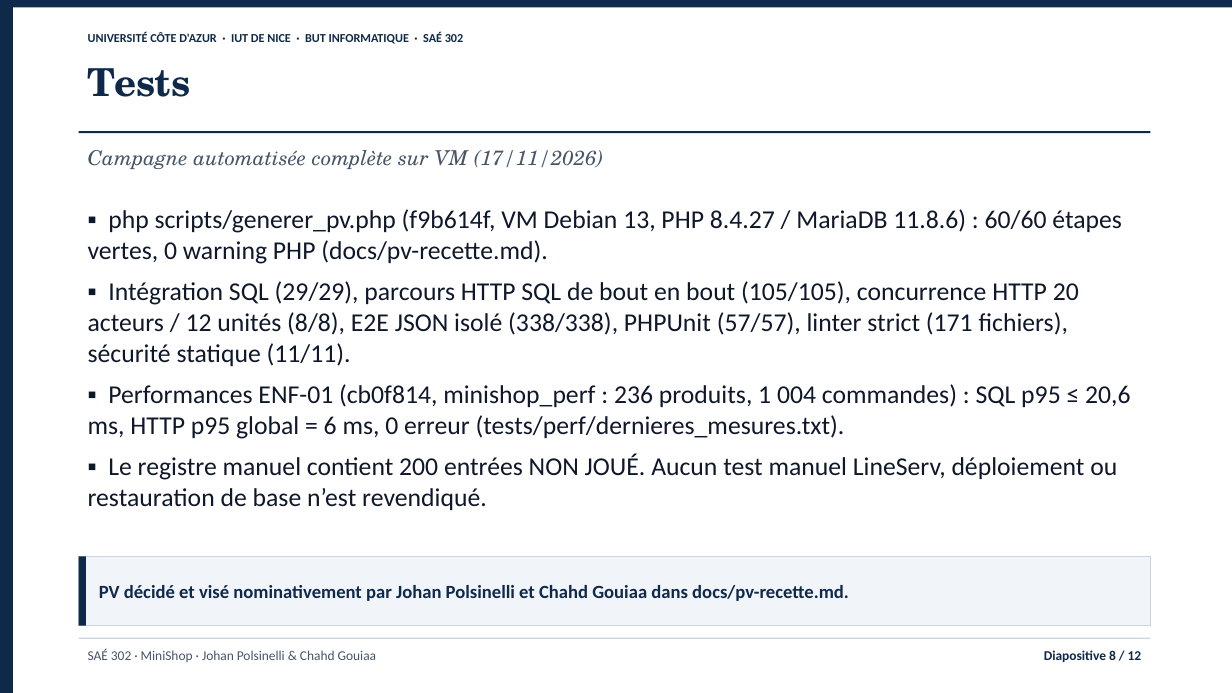
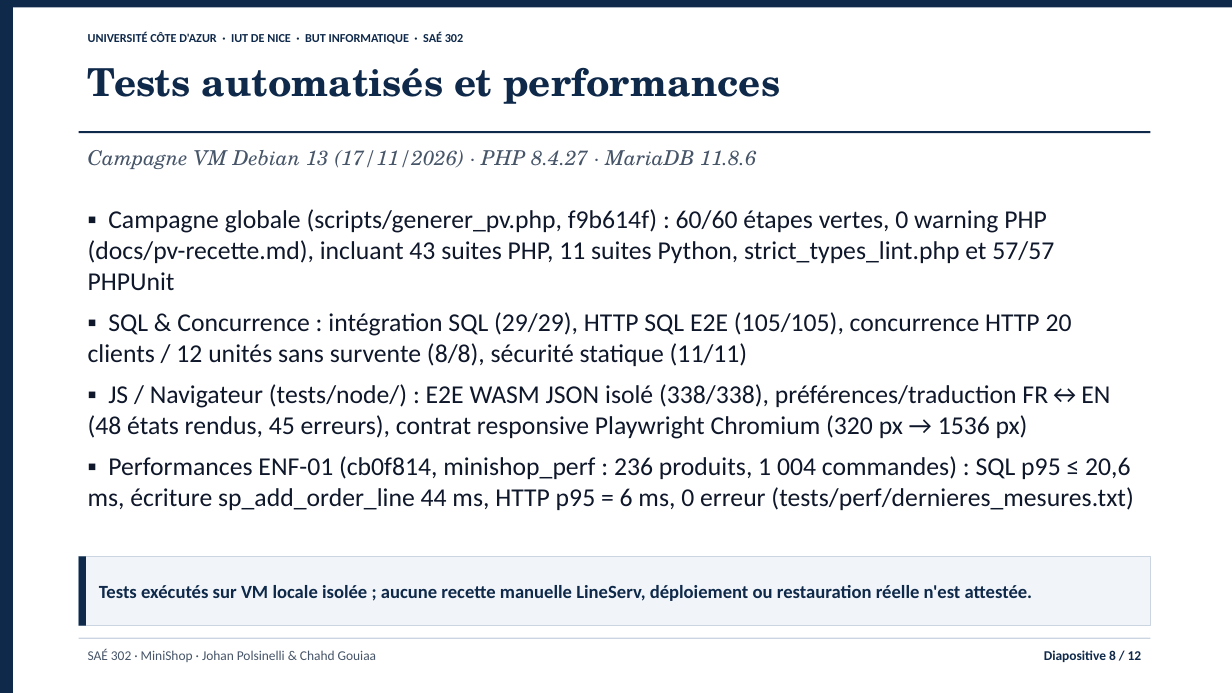
Before and after one commit to jojo8356/SAE-302, a slide deck: slide 8 of livrables/minishop-soutenance.pptx. Drawn at 1232x693 pixels with LibreOffice and Linux fonts; fonts in the diff are those of the drawing. Boxes give left, top, right and bottom in pixels: in the first picture for what was removed or moved away, otherwise in the second. Text is boxed around its words. In the diff, an @@ line names an element or a change of style, - is before the commit and + after.

Commit message:
docs: recrée les diapositives de soutenance d'après le code réel

```diff
--- a/livrables/minishop-soutenance.pptx
+++ b/livrables/minishop-soutenance.pptx
@@ text at (88, 67, 780, 104): text changed @@
-Tests
+Tests automatisés et performances
@@ text at (88, 150, 756, 169): text changed @@
-Campagne automatisée complète sur VM (17/11/2026)
+Campagne VM Debian 13 (17/11/2026) · PHP 8.4.27 · MariaDB 11.8.6
@@ text at (88, 209, 1133, 510): text changed @@
-▪ php scripts/generer_pv.php (f9b614f, VM Debian 13, PHP 8.4.27 / MariaDB 11.8.6) : 60/60 étapes vertes, 0 warning PHP (docs/pv-recette.md).
-▪ Intégration SQL (29/29), parcours HTTP SQL de bout en bout (105/105), concurrence HTTP 20 acteurs / 12 unités (8/8), E2E JSON isolé (338/338), PHPUnit (57/57), linter strict (171 fichiers), sécurité statique (11/11).
-▪ Performances ENF-01 (cb0f814, minishop_perf : 236 produits, 1 004 commandes) : SQL p95 ≤ 20,6 ms, HTTP p95 global = 6 ms, 0 erreur (tests/perf/dernieres_mesures.txt).
-▪ Le registre manuel contient 200 entrées NON JOUÉ. Aucun test manuel LineServ, déploiement ou restauration de base n’est revendiqué.
+▪ Campagne globale (scripts/generer_pv.php, f9b614f) : 60/60 étapes vertes, 0 warning PHP (docs/pv-recette.md), incluant 43 suites PHP, 11 suites Python, strict_types_lint.php et 57/57 PHPUnit
+▪ SQL & Concurrence : intégration SQL (29/29), HTTP SQL E2E (105/105), concurrence HTTP 20 clients / 12 unités sans survente (8/8), sécurité statique (11/11)
+▪ JS / Navigateur (tests/node/) : E2E WASM JSON isolé (338/338), préférences/traduction FR↔EN (48 états rendus, 45 erreurs), contrat responsive Playwright Chromium (320 px → 1536 px)
+▪ Performances ENF-01 (cb0f814, minishop_perf : 236 produits, 1 004 commandes) : SQL p95 ≤ 20,6 ms, écriture sp_add_order_line 44 ms, HTTP p95 = 6 ms, 0 erreur (tests/perf/dernieres_mesures.txt)
@@ text in rectangle at (99, 585, 1033, 601): text changed @@
-PV décidé et visé nominativement par Johan Polsinelli et Chahd Gouiaa dans docs/pv-recette.md.
+Tests exécutés sur VM locale isolée ; aucune recette manuelle LineServ, déploiement ou restauration réelle n'est attestée.
```
Also in this commit, not shown: 11 other slides changed, 5 other files.
